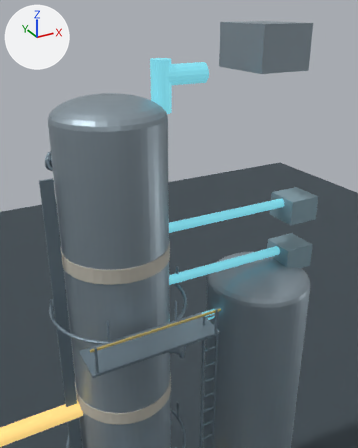
Two versions of the OBJ model web/assets/tower/tower.obj, one commit apart.
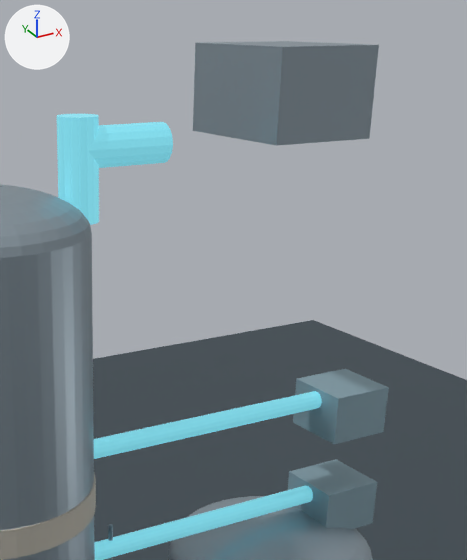
Old and new are each drawn from a 50 mm lens placed at (-6.62, -17.46, 29.81), pointed at (2.03, -1.73, 21.94) and again close up on the part from 34% to 100% of the width and 0% to 63% of the height. Lighting does not change. The marker at upper left points along +X, +Y and +Z. The first two pictures are the older version. Where no turn or scale is listed for an object, it has been applied to the vertices.

The older version as bpy lines, for what is in view:
```python
me_pipe_top_vertical = bpy.data.meshes.new('Pipe_Top_Vertical')
me_pipe_top_vertical.from_pydata(...)  # a 16-sided cylinder along z spanning x 1.8..2.6, y -0.4..0.4, z 26.0..28.0
me_pipe_top_vertical.materials.append(mat_pipecool)  # cyan #69b3c0, glowing cyan #69b3c0
me_tower_atmospheric_dome = bpy.data.meshes.new('Tower_Atmospheric_Dome')
me_tower_atmospheric_dome.from_pydata(...)  # a UV sphere (32 segments, 16 rings, poles along z) spanning x -2.2..2.2, y -2.2..2.2, z 25.16..26.84
me_tower_atmospheric_dome.materials.append(mat_steel)  # grey #97a6af
me_tower_vacuum_domehalf = bpy.data.meshes.new('Tower_Vacuum_DomeHalf')
me_tower_vacuum_domehalf.from_pydata(...)  # 602 vertices, 576 faces; spans x 5.0..10.2, y 0.0..2.6, z 17.0..17.91
me_tower_vacuum_domehalf.materials.append(mat_steel)  # grey #97a6af
ob_pipe_top_vertical = bpy.data.objects.new('Pipe_Top_Vertical', me_pipe_top_vertical)
ob_pipe_top_vertical.location = (0.0, 0.0, 0.0)
ob_tower_atmospheric_dome = bpy.data.objects.new('Tower_Atmospheric_Dome', me_tower_atmospheric_dome)
ob_tower_atmospheric_dome.location = (0.0, 0.0, 0.0)
ob_tower_vacuum_domehalf = bpy.data.objects.new('Tower_Vacuum_DomeHalf', me_tower_vacuum_domehalf)
ob_tower_vacuum_domehalf.location = (0.0, 0.0, 0.0)
# also in view: 'Pipe_Top_Vapor' at (3.15, 0.0, 27.4); 'Insulation_Band_20' at (0.0, 0.0, 20.5); 'Tower_Atmospheric_Shell' at (0.0, 0.0, 14.0); 'Tower_Vacuum_Dome' at (7.6, 0.0, 17.0); 'Condenser' at (7.0, 0.0, 28.3)
```
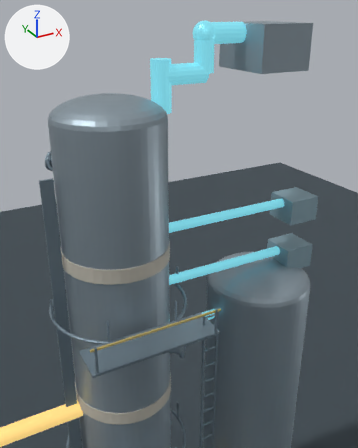
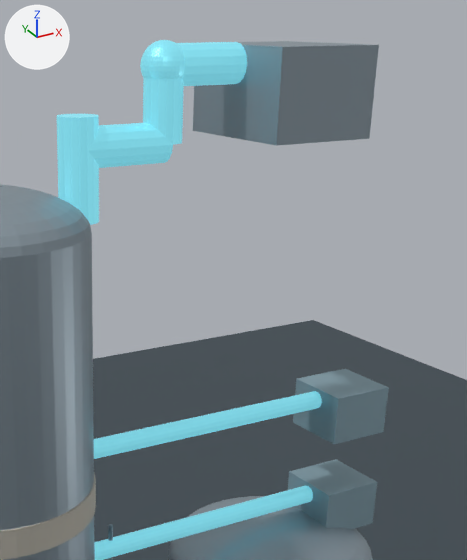
Changed parts and their boxes (x1, y1, x2, y2) in the close-ups (467 x 560 px):
'Pipe_Top_Condenser', added (cyan)
    after: (177, 42, 247, 86)
'Pipe_Top_Riser', added (cyan)
    after: (143, 78, 184, 145)
'Pipe_Top_Elbow', added (cyan)
    after: (140, 40, 185, 79)

Patch to the scene script:
```diff
--- a/web/assets/tower/tower.obj.py
+++ b/web/assets/tower/tower.obj.py
@@ me_pipe_top_riser @@
+me_pipe_top_riser.from_pydata(...)  # a 16-sided cylinder along z spanning x 3.7..4.5, y -0.4..0.4, z 27.4..28.85
+me_pipe_top_riser.materials.append(mat_pipecool)  # cyan #69b3c0, glowing cyan #69b3c0
@@ me_pipe_top_elbow @@
+me_pipe_top_elbow.from_pydata(...)  # a UV sphere (32 segments, 16 rings, poles along z) spanning x 3.64..4.56, y -0.46..0.46, z 28.39..29.31
+me_pipe_top_elbow.materials.append(mat_pipecool)  # cyan #69b3c0, glowing cyan #69b3c0
@@ me_pipe_top_condenser @@
+me_pipe_top_condenser.from_pydata(...)  # a 16-sided cylinder along x spanning x 4.1..5.8, y -0.4..0.4, z 28.45..29.25
+me_pipe_top_condenser.materials.append(mat_pipecool)  # cyan #69b3c0, glowing cyan #69b3c0
@@ ob_pipe_top_riser @@
+ob_pipe_top_riser = bpy.data.objects.new('Pipe_Top_Riser', me_pipe_top_riser)
+ob_pipe_top_riser.location = (0.0, 0.0, 0.0)
@@ ob_pipe_top_elbow @@
+ob_pipe_top_elbow = bpy.data.objects.new('Pipe_Top_Elbow', me_pipe_top_elbow)
+ob_pipe_top_elbow.location = (0.0, 0.0, 0.0)
@@ ob_pipe_top_condenser @@
+ob_pipe_top_condenser = bpy.data.objects.new('Pipe_Top_Condenser', me_pipe_top_condenser)
+ob_pipe_top_condenser.location = (0.0, 0.0, 0.0)
```
